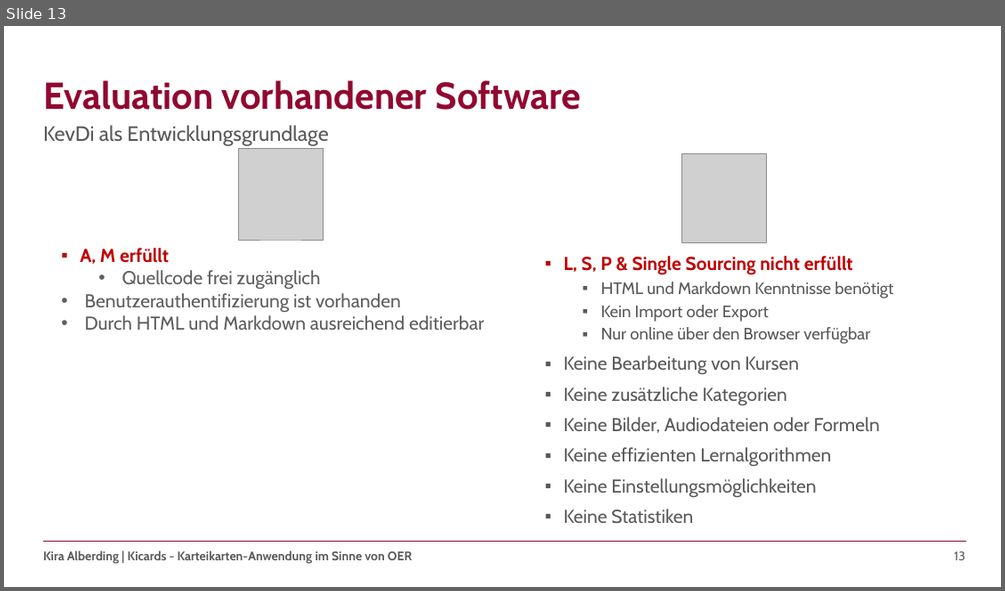
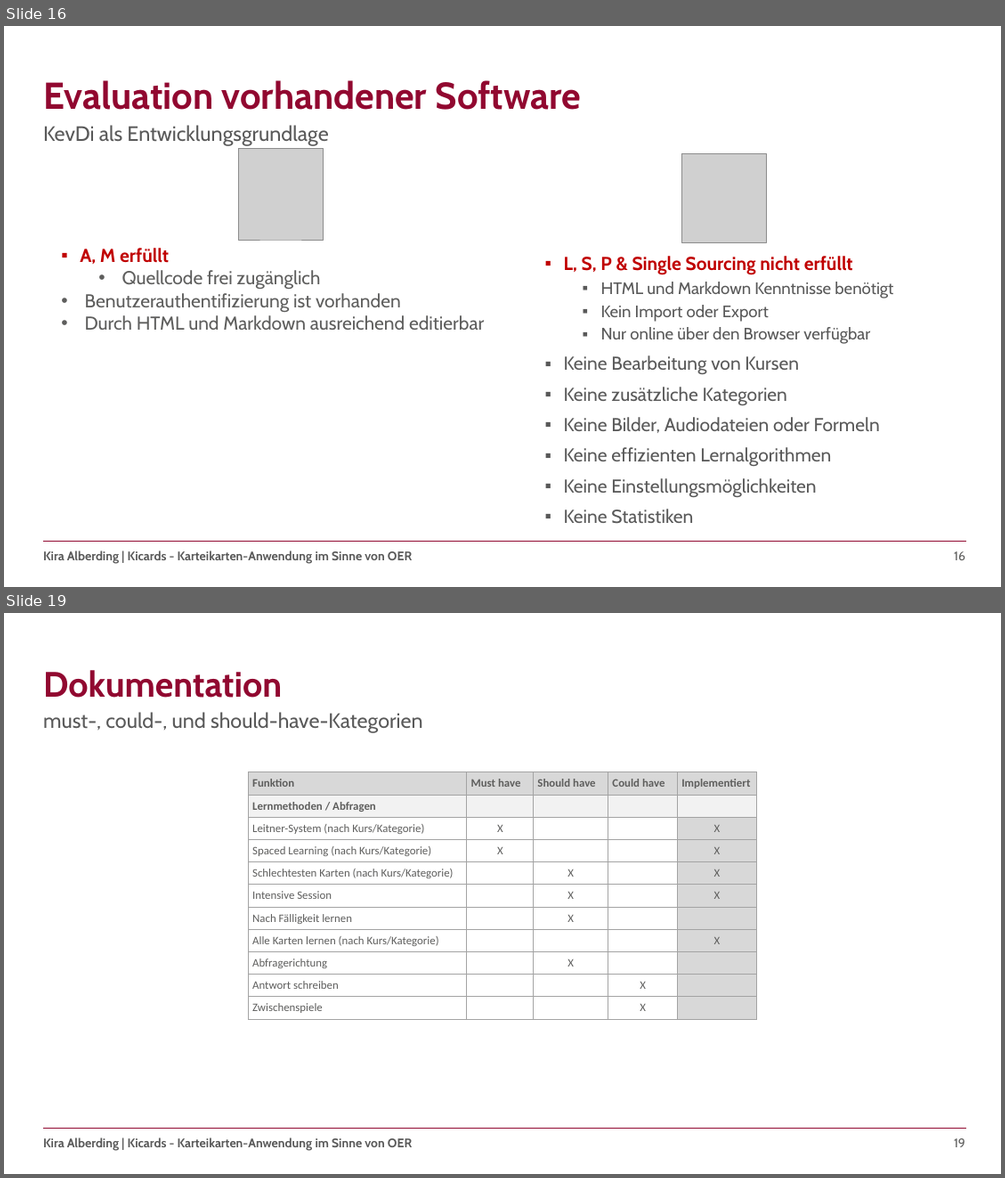
Before and after one commit to kalbe09/SeminararbeitOER, a slide deck: Seminararbeit - Präsentation.pptx. Shown one above the other, each under a label of ours: slide 13 before the commit, slides 16 and 19 after it; the slides between them are not shown. The pictures are 1005x591 and 1005x1178 pixels, drawn with LibreOffice and Linux fonts; fonts in the diff are those of the drawing; grey boxes stand for pictures; background and template pictures are left out. Boxes give left, top, right and bottom in pixels: in the first picture for what was removed or moved away, otherwise in the second. Text is boxed around its words. In the diff, an @@ line names an element or a change of style, - is before the commit and + after.

Commit message:
Dokumentation, Ende und paar Animationen

```diff
--- a/Seminararbeit - Präsentation.pptx
+++ b/Seminararbeit - Präsentation.pptx
@@ slide 19 added at box(4, 613, 1001, 1174), background #FFFFFF; not listed: 3 template elements that a slide beside it also shows @@
@@ title added at box(43, 670, 282, 698), 34 pt, text #910830, bold @@
+Dokumentation
@@ text added at box(43, 712, 422, 732), 20 pt, text #595959 @@
+must-, could-, und should-have-Kategorien
@@ table added at box(249, 772, 757, 1016), 11 rows, 5 columns @@
+Funktion | Must have | Should have | Could have | Implementiert
+Lernmethoden / Abfragen |  |  |  | 
+Leitner-System (nach Kurs/Kategorie) | X |  |  | X
+Spaced Learning (nach Kurs/Kategorie) | X |  |  | X
+Schlechtesten Karten (nach Kurs/Kategorie) |  | X |  | X
+Intensive Session |  | X |  | X
+Nach Fälligkeit lernen |  | X |  | 
+Alle Karten lernen (nach Kurs/Kategorie) |  |  |  | X
+Abfragerichtung |  | X |  | 
+Antwort schreiben |  |  | X | 
+Zwischenspiele |  |  | X | 
@@ what was slide 13 is now slide 16 @@
@@ page number at box(954, 551, 965, 560): text changed @@
-13
+16
```
Also in this commit, not shown: 4 slides changed, 12 other slides added, 5 slides removed.
